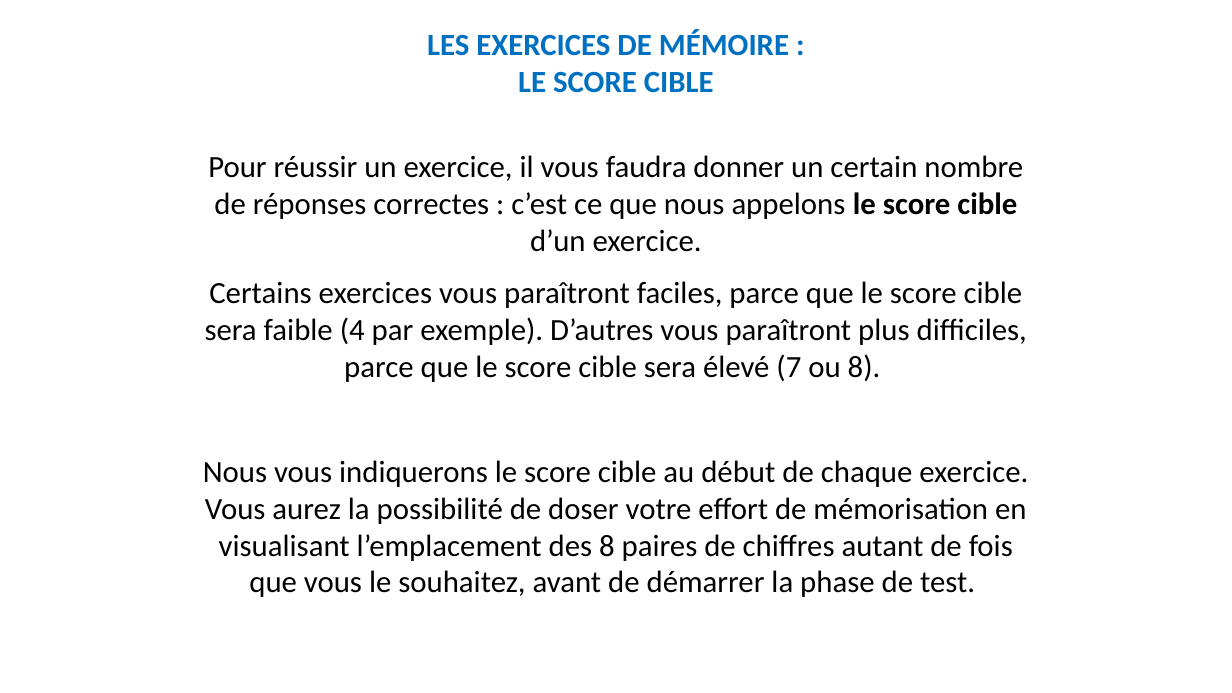
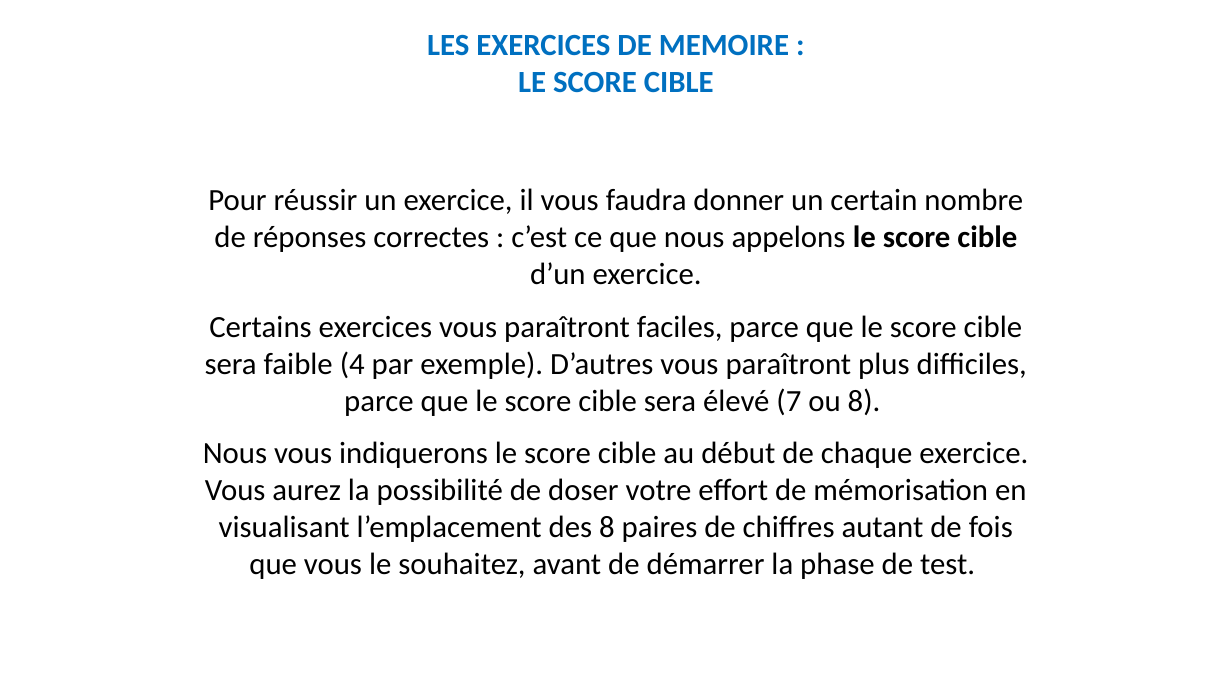
Before and after one commit to MBB-team/Online_Testing, a slide deck: slide 5 of src/SE_ELAN/Stimuli/Instructions.pptx. Drawn at 1232x693 pixels with LibreOffice and Linux fonts; fonts in the diff are those of the drawing. Boxes give left, top, right and bottom in pixels: in the first picture for what was removed or moved away, otherwise in the second. Text is boxed around its words. In the diff, an @@ line names an element or a change of style, - is before the commit and + after.

```diff
--- a/src/SE_ELAN/Stimuli/Instructions.pptx
+++ b/src/SE_ELAN/Stimuli/Instructions.pptx
@@ text at [427,34,789,56]: text changed @@
-LES EXERCICES DE MÉMOIRE :
+LES EXERCICES DE MEMOIRE :
@@ text "Pour réussir un exercice, il ..." rewrapped from [203,155,1028,597] to [203,188,1028,579] @@
```
Also in this commit, not shown: 25 other slides changed, 1 slide added, 2 other files.
